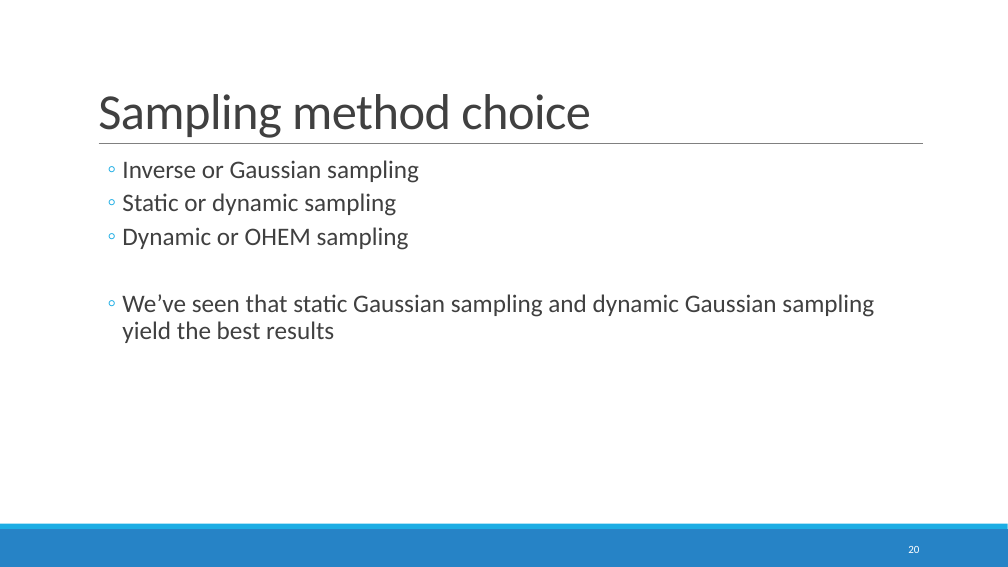
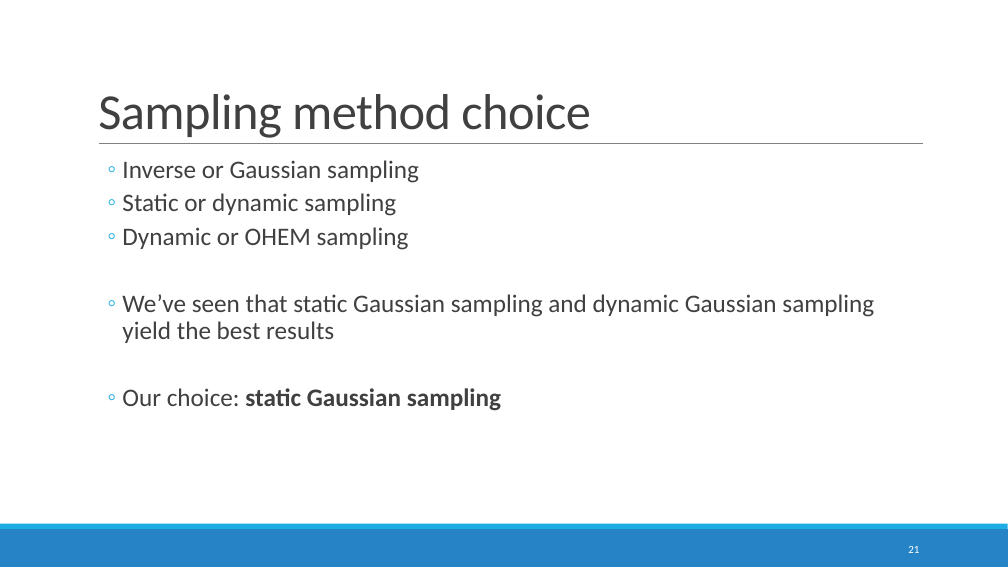
Before and after one commit to DomJamb/school_mapping, a slide deck: slide 21 of presentations/14.11/School mapping in ESRI imagery.pptx (slide 20 before the commit). Drawn at 1008x567 pixels with LibreOffice and Linux fonts; fonts in the diff are those of the drawing. Boxes give left, top, right and bottom in pixels: in the first picture for what was removed or moved away, otherwise in the second. Text is boxed around its words. In the diff, an @@ line names an element or a change of style, - is before the commit and + after.

Commit message:
presentation update

```diff
--- a/presentations/14.11/School mapping in ESRI imagery.pptx
+++ b/presentations/14.11/School mapping in ESRI imagery.pptx
@@ text at <box>122,388,501,411</box>: paragraph added @@
+  ◦ Our choice: static Gaussian sampling
@@ page number at <box>908,546,919,553</box>: text changed @@
-20
+21
```
Also in this commit, not shown: 2 other slides changed, 1 slide added, 1 slide removed, 1 other file.
